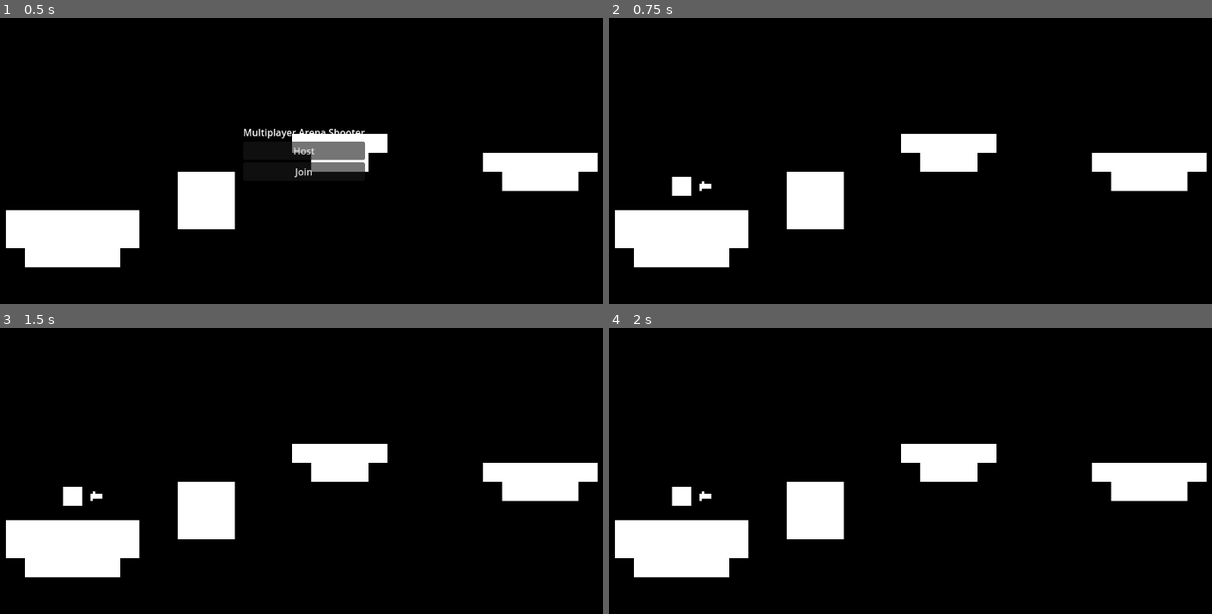
Above: before the commit, frames 1-4 (two rows, left to right).
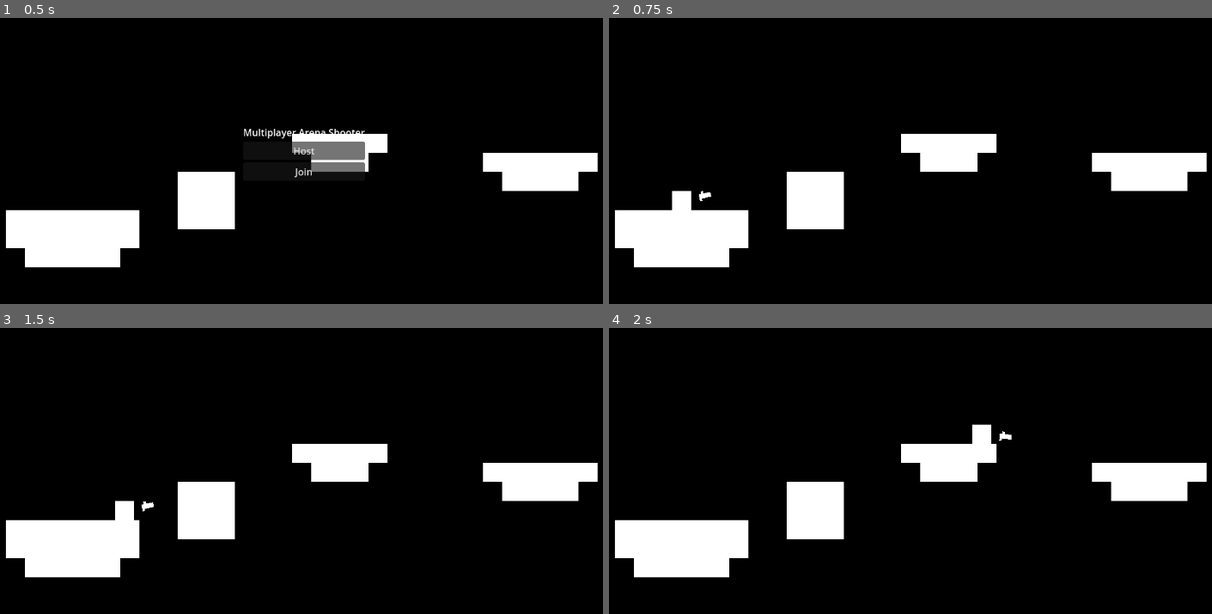
Above: after the commit, the same moments.

Repository: TurboMojo/Matches
Game: Godot game, scene res://game.tscn
The game is run twice, just before and just after one commit, with the same random seed, the same clock (stepped at 60 frames per second) and the same inputs. The engine's default icon, where the game draws it, is replaced by a stand-in: a white triangle on a blue panel in a dark square.
Inputs (mouse positions are in pixels of both pictures, inside the frame that each line leads up to):
- Up to frame 1 (0.5 s): no input
- Up to frame 2 (0.75 s): click "Host" at 0.5 s
- Up to frame 3 (1.5 s): tap Enter at 1.25 s; move the mouse to (452, 442) at 1.27 s; press the mouse at (452, 442) at 1.28 s; hold D (right) from 1.28 s (still down)
- Up to frame 4 (2 s): keep holding D (right); tap Space (jump) at 1.52 s

Frame 1 is identical in both runs. In frame 2, 0.4% of the frame differs, in the area x 10-18%, y 55-68%; in frame 3, 0.5%; in frame 4, 0.5%, in the area x 10-67%, y 33-63%.
Error before the commit: Invalid access to property or key 'visible' on a base object of type 'GDScript'. (res://UltimatePlatformerController.gd:371)

Commit message:
Loser is winner
The loser is the winner and I don't know why.

player_death() in game.gd

Diff:
--- a/UltimatePlatformerController.gd
+++ b/UltimatePlatformerController.gd
@@ -183,10 +183,11 @@
 var health = MAX_HEALTH
 const BULLET = preload("res://bullet/bullet.tscn")
 @onready var game: Game = get_node("/root/Game")
-
+@export var player_name = ""
 
 func _enter_tree():
 	set_multiplayer_authority(int(str(name)))
+
 
 func process_input():
 	$GunContainer.look_at(get_global_mouse_position())
@@ -343,8 +344,6 @@
 			anim.speed_scale = 1
 			anim.play("roll")
 
-
-
 @rpc("call_local")
 func shoot(shooter_pid):
 	var bullet = BULLET.instantiate()
@@ -358,17 +357,20 @@
 	if health <= 0:
 		global_position = game.get_random_spawnpoint()
 		game.player_death(self)
-		health = MAX_HEALTH
-
-
-func show_card_select(card_selector : Control):
-	print("Show card select")
-	card_selector.visible = true
+		#health = MAX_HEALTH
+
+
+func show_card_select():
+	print("card_selector is null")
+	if game.card_selector != null:
+		game.spawn_cards()
+	else:
+		print("card_selector is null")
 
 func _physics_process(delta):
 	if !is_multiplayer_authority():
 		return
-	if card_selector.visible == false:
+	if game.card_selector.visible == true:
 		return
 	if !dset:
 		gdelta = delta
--- /dev/null
+++ b/cards/test_upgrade_1.tscn
@@ -0,0 +1,22 @@
+[gd_scene load_steps=4 format=3 uid="uid://c8ry51r8nj"]
+
+[ext_resource type="Script" uid="uid://d2exwx1fg6be2" path="res://scripts/upgrade_card.gd" id="1_hgc3e"]
+[ext_resource type="Texture2D" uid="uid://bped01tsjeycn" path="res://assets/sprites/coin.png" id="2_w3jkb"]
+
+[sub_resource type="SceneReplicationConfig" id="SceneReplicationConfig_ew4bf"]
+
+[node name="UpgradeCard" type="CanvasLayer"]
+script = ExtResource("1_hgc3e")
+
+[node name="Button" type="Button" parent="."]
+offset_right = 300.0
+offset_bottom = 384.0
+text = "Card 1"
+icon = ExtResource("2_w3jkb")
+
+[node name="MultiplayerSynchronizer" type="MultiplayerSynchronizer" parent="."]
+replication_config = SubResource("SceneReplicationConfig_ew4bf")
+
+[connection signal="mouse_entered" from="Button" to="." method="_on_button_mouse_entered"]
+[connection signal="mouse_exited" from="Button" to="." method="_on_button_mouse_exited"]
+[connection signal="pressed" from="Button" to="." method="ApplyUpgrade"]
--- /dev/null
+++ b/cards/test_upgrade_2.tscn
@@ -0,0 +1,22 @@
+[gd_scene load_steps=4 format=3 uid="uid://caywgk4uupqbn"]
+
+[ext_resource type="Script" uid="uid://d2exwx1fg6be2" path="res://scripts/upgrade_card.gd" id="1_tpsdn"]
+[ext_resource type="Texture2D" uid="uid://bped01tsjeycn" path="res://assets/sprites/coin.png" id="2_xjt4r"]
+
+[sub_resource type="SceneReplicationConfig" id="SceneReplicationConfig_ew4bf"]
+
+[node name="UpgradeCard" type="CanvasLayer"]
+script = ExtResource("1_tpsdn")
+
+[node name="Button" type="Button" parent="."]
+offset_right = 300.0
+offset_bottom = 384.0
+text = "Card 1"
+icon = ExtResource("2_xjt4r")
+
+[node name="MultiplayerSynchronizer" type="MultiplayerSynchronizer" parent="."]
+replication_config = SubResource("SceneReplicationConfig_ew4bf")
+
+[connection signal="mouse_entered" from="Button" to="." method="_on_button_mouse_entered"]
+[connection signal="mouse_exited" from="Button" to="." method="_on_button_mouse_exited"]
+[connection signal="pressed" from="Button" to="." method="ApplyUpgrade"]
--- /dev/null
+++ b/cards/test_upgrade_3.tscn
@@ -0,0 +1,22 @@
+[gd_scene load_steps=4 format=3 uid="uid://cmurcpega10ab"]
+
+[ext_resource type="Script" uid="uid://d2exwx1fg6be2" path="res://scripts/upgrade_card.gd" id="1_a3d4v"]
+[ext_resource type="Texture2D" uid="uid://bped01tsjeycn" path="res://assets/sprites/coin.png" id="2_10el4"]
+
+[sub_resource type="SceneReplicationConfig" id="SceneReplicationConfig_ew4bf"]
+
+[node name="UpgradeCard" type="CanvasLayer"]
+script = ExtResource("1_a3d4v")
+
+[node name="Button" type="Button" parent="."]
+offset_right = 300.0
+offset_bottom = 384.0
+text = "Card 1"
+icon = ExtResource("2_10el4")
+
+[node name="MultiplayerSynchronizer" type="MultiplayerSynchronizer" parent="."]
+replication_config = SubResource("SceneReplicationConfig_ew4bf")
+
+[connection signal="mouse_entered" from="Button" to="." method="_on_button_mouse_entered"]
+[connection signal="mouse_exited" from="Button" to="." method="_on_button_mouse_exited"]
+[connection signal="pressed" from="Button" to="." method="ApplyUpgrade"]
--- a/game.gd
+++ b/game.gd
@@ -7,30 +7,42 @@
 #const PLAYER = preload("res://player/player.tscn")
 var peer = ENetMultiplayerPeer.new()
 var players: Array[PlatformerController2D] = []
+var dead_players: Array[PlatformerController2D] = []
 #var players: Array[Player] = []
 var _players_spawn_node
 var _player_spawn_points
 var bullet_scene = preload("res://scenes/bullet.tscn")
 var card_selector
+var card_hand
 var bullets = {}
-
+@export var upgrade_cards : Array[Resource]
 var currentWinner : int
 
 var roundWinners: Array[CharacterBody2D]
 var currentRound = 0
+var selection_options = 3
 @export var bullets_fired = 0
 @export var graveyard : Node2D
+
+var next_player_name = "Player 1"
 
 func _ready():
 	graveyard = get_node("/root/Game/Graveyard")
 	$MultiplayerSpawner.spawn_function = add_player
 	_player_spawn_points = $/root/Game/Level
 	_players_spawn_node = $/root/Game
+
 	card_selector = $/root/Game/UI/CardSelector
+	card_hand = $/root/Game/UI/CardSelector/Hand
+
+	for card_path in DirAccess.get_files_at("res://cards/"):
+		upgrade_cards.append(load("res://cards/"+card_path))
+
 	if _players_spawn_node == null:
 		print("Cant find players")
 
 func _on_host_pressed():
+
 	peer.create_server(25565)
 	multiplayer.multiplayer_peer = peer
 
@@ -44,6 +56,7 @@
 	multiplayer_ui.hide()
 
 func _on_join_pressed():
+	next_player_name = "Player" + str(multiplayer.get_peers().size())
 	peer.create_client("localhost", 25565)
 	multiplayer.multiplayer_peer = peer
 	multiplayer_ui.hide()
@@ -51,25 +64,55 @@
 func add_player(pid):
 	var player = PLAYER.instantiate()
 	player.name = str(pid)
+	player.player_name = next_player_name
+	next_player_name = ""
 	player.global_position = $Level.get_child(players.size()).global_position
 	players.append(player)
-
+	if multiplayer.get_peers().size() > 1:
+		player.player_name = "Player"+str((multiplayer.get_peers().size))
+	else:
+		player.player_name = "Host"
 	return player
 
 func get_random_spawnpoint():
 	return $Level.get_children().pick_random().global_position
 
+@rpc("call_local", "any_peer")
+func spawn_cards():
+	print("spawn_cards")
+	for count in selection_options:
+		var card = upgrade_cards.pick_random()
+		if card != null:
+			#print("card: ", card.name)
+			var new_card = card.instantiate()
+			card_hand.add_child(new_card)
+		else:
+			print("card is null")
+
+
+func despawn_cards():
+	for n in card_hand.get_children():
+		card_hand.remove_child(n)
+		n.queue_free()
+
 func player_death(dead_player: PlatformerController2D):
-	var living_players = 0
 	var last_living_player: PlatformerController2D
-	for p in players:
-		if p.health >= 0:
-			living_players += 1
-			last_living_player = p
+	dead_players.append(dead_player)
+	print (players.size(), " players")
+	print (dead_players.size(), " dead players")
+	for dp in dead_players:
+		print(dp.player_name+" is dead")
+	for player in players:
+		if not dead_players.has(player):
+			print("Winner is "+player.player_name)
+			last_living_player = player
 
-		if(living_players == 1):
-			roundWinners.append(last_living_player)
-			var victory_count = roundWinners.count(last_living_player)
-			currentWinner = last_living_player.multiplayer.get_unique_id()
-			if victory_count % 2 == 0:
-				last_living_player.show_card_select(card_selector)
+	if last_living_player != null:
+		roundWinners.append(last_living_player)
+		var victory_count = roundWinners.count(last_living_player)
+		currentWinner = last_living_player.multiplayer.get_unique_id()
+		dead_players.clear()
+		if victory_count % 2 == 0:
+			rpc_id(currentWinner, "spawn_cards")
+	else:
+		print("last_living_player is null")
--- a/game.tscn
+++ b/game.tscn
@@ -1,7 +1,8 @@
-[gd_scene load_steps=6 format=4 uid="uid://c5agow2cecj8v"]
+[gd_scene load_steps=7 format=4 uid="uid://c5agow2cecj8v"]
 
 [ext_resource type="Texture2D" uid="uid://b78xw2o4ms3uk" path="res://tileset.png" id="1_0mmdn"]
 [ext_resource type="Script" uid="uid://ck8vgjggpe1n7" path="res://game.gd" id="1_qdjc2"]
+[ext_resource type="Script" uid="uid://d2exwx1fg6be2" path="res://scripts/upgrade_card.gd" id="2_fc0e3"]
 [ext_resource type="PackedScene" uid="uid://ii5m1s1noobf" path="res://scenes/card_selector.tscn" id="3_feb5d"]
 
 [sub_resource type="TileSetAtlasSource" id="TileSetAtlasSource_wwohc"]
@@ -18,6 +19,7 @@
 
 [node name="Game" type="Node"]
 script = ExtResource("1_qdjc2")
+upgrade_cards = Array[ExtResource("2_fc0e3")]([null])
 
 [node name="Level" type="TileMapLayer" parent="."]
 tile_map_data = PackedByteArray("AAAAAAgAAAAAAAAAAAABAAgAAAAAAAAAAAACAAgAAAAAAAAAAAADAAgAAAAAAAAAAAAEAAgAAAAAAAAAAAAFAA …(832 unchanged characters)…
@@ -27,19 +29,22 @@
 position = Vector2(28, 54)
 
 [node name="SpawnPoint2" type="Marker2D" parent="Level"]
-position = Vector2(226, 31)
+position = Vector2(20, 31)
 
 [node name="SpawnPoint3" type="Marker2D" parent="Level"]
-position = Vector2(142, 23)
+position = Vector2(42, 23)
 
 [node name="SpawnPoint4" type="Marker2D" parent="Level"]
-position = Vector2(84, 38)
+position = Vector2(51, 38)
 
 [node name="Camera2D" type="Camera2D" parent="."]
 position = Vector2(125, 40)
 zoom = Vector2(4, 4)
 
 [node name="UI" type="CanvasLayer" parent="."]
+
+[node name="CardSelector" parent="UI" instance=ExtResource("3_feb5d")]
+visible = false
 
 [node name="Multiplayer" type="Control" parent="UI"]
 layout_mode = 3
@@ -75,8 +80,6 @@
 layout_mode = 2
 text = "Join"
 
-[node name="CardSelector" parent="UI" instance=ExtResource("3_feb5d")]
-
 [node name="MultiplayerSpawner" type="MultiplayerSpawner" parent="."]
 _spawnable_scenes = PackedStringArray("uid://ckfdwsfyhadii")
 spawn_path = NodePath("..")
--- a/scenes/card_selector.tscn
+++ b/scenes/card_selector.tscn
@@ -4,7 +4,6 @@
 [ext_resource type="PackedScene" uid="uid://j1poh1kvtthq" path="res://scenes/upgrade_card.tscn" id="2_l5nio"]
 
 [node name="CardSelector" type="Control"]
-visible = false
 layout_mode = 3
 anchors_preset = 15
 anchor_right = 1.0
@@ -19,7 +18,6 @@
 spawn_path = NodePath("../Hand")
 
 [node name="Hand" type="HBoxContainer" parent="."]
-visible = false
 layout_mode = 1
 anchors_preset = 15
 anchor_right = 1.0
--- a/scripts/upgrade_card.gd
+++ b/scripts/upgrade_card.gd
@@ -52,7 +52,7 @@
 
 @rpc("call_local")
 func request_apply_upgrade():
-	game.card_selector.visible = false
+	game.despawn_cards()
 	#pass
 	#if game.currentWinner == multiplayer.get_unique_id():
 	#	game.card_selector.visible = false
